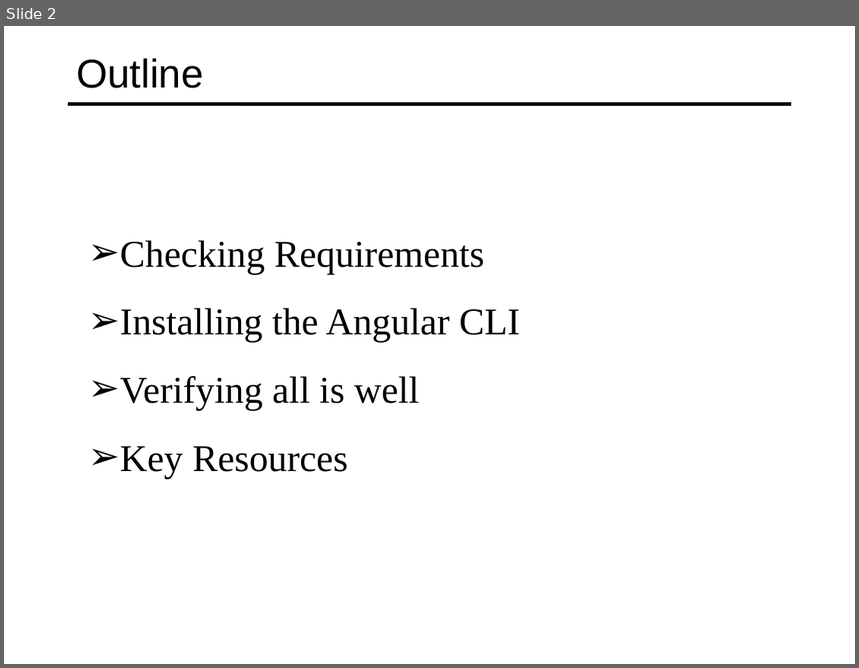
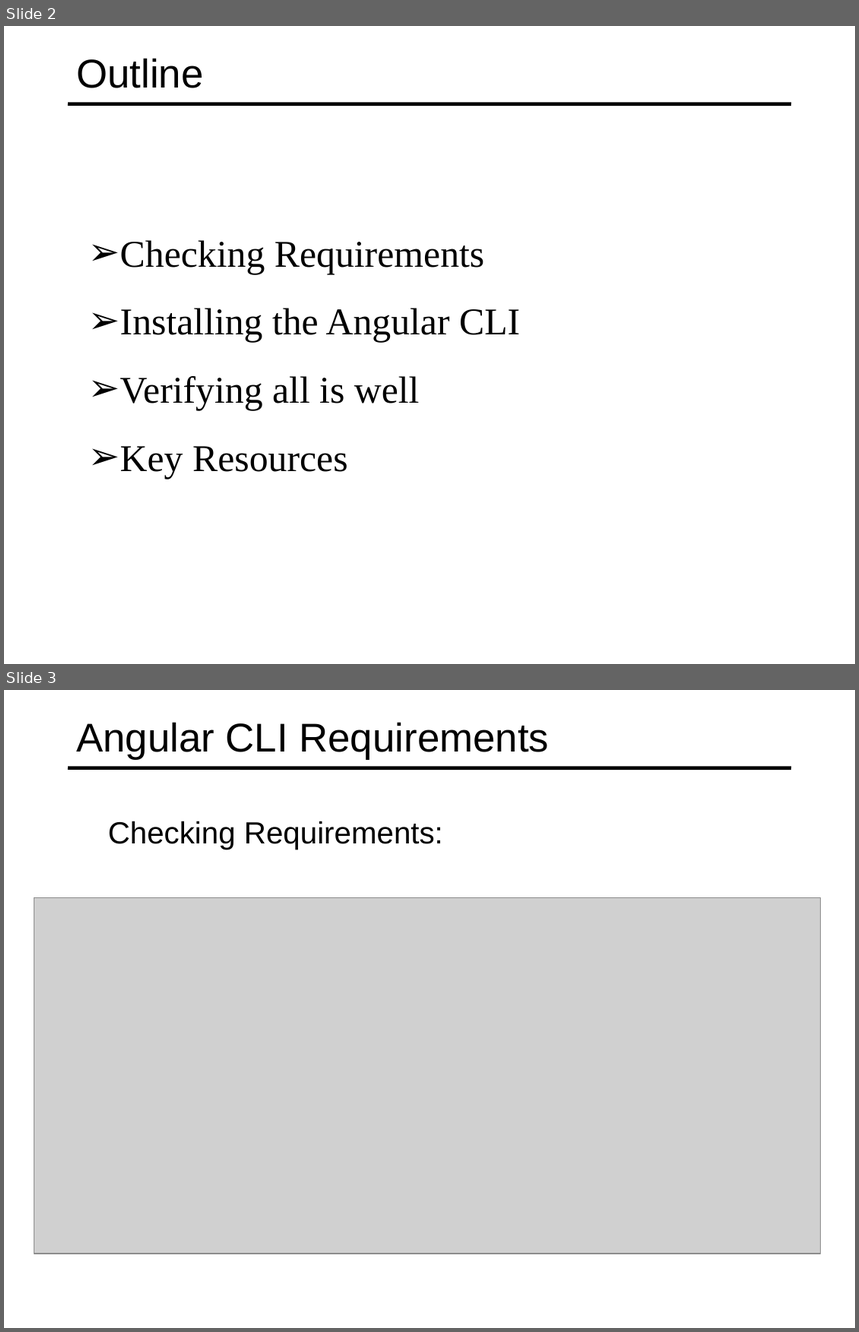
Before and after one commit to specter01wj/Jago_Link_Training, a slide deck: Angular/Angular7/Angular CLI/2.Angular CLI Setup and Verification/L2_Angular CLI Setup and Verification.ppt. Shown one above the other, each under a label of ours: slide 2 before the commit, slides 2 and 3 after it. The pictures are 859x668 and 859x1332 pixels, drawn with LibreOffice and Linux fonts; fonts in the diff are those of the drawing; grey boxes stand for pictures. Boxes give left, top, right and bottom in pixels: in the first picture for what was removed or moved away, otherwise in the second. Text is boxed around its words. In the diff, an @@ line names an element or a change of style, - is before the commit and + after.

```diff
--- a/Angular/Angular7/Angular CLI/2.Angular CLI Setup and Verification/L2_Angular CLI Setup and Verification.ppt
+++ b/Angular/Angular7/Angular CLI/2.Angular CLI Setup and Verification/L2_Angular CLI Setup and Verification.ppt
@@ slide 3 added at (4,690,855,1328), background #FFFFFF; not listed: 1 template element that a slide beside it also shows @@
@@ title added at (76,722,550,760), 34 pt, text #000000 @@
+Angular CLI Requirements
@@ text added at (108,821,443,850), 25.9 pt, text #000000 @@
+  Checking Requirements:
@@ picture added at (34,897,820,1253) @@
```
Also in this commit, not shown: 1 slide changed, 2 other slides added, 6 slides removed, 4 other files.
